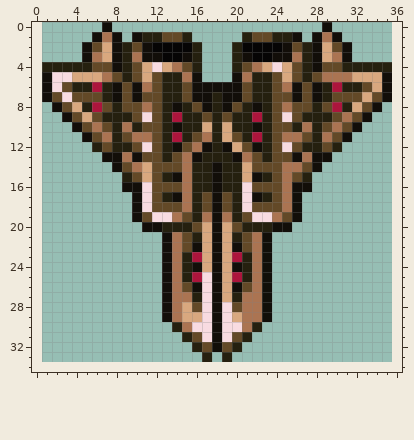
File history of a pixel-art sprite, mob4.png. This is how it looked before the edit.
The file is 35x34 pixels. Colours within 5 levels of each other are drawn and written as one. The old version is drawn lined up with the new one, on the new canvas.
Once edited:
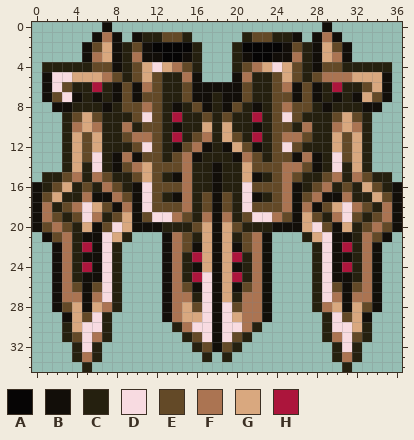
Palette (. is transparent): A #060505  B #120e09  C #25200f  D #f8dbe1  E #634927  F #ab7452  G #d9a87f  H #ac153c
Change:
canvas 35x34 -> 37x35, the old top-left corner now at 1,0
y 7: x 4..6 EEE -> BCB; x 30..32 EEE -> BCB
y 8: x 3..4 EG -> BC; x 6..7 HE -> CB; x 29..30 EH -> BC; x 32..33 GE -> CB
y 9: x 3 B -> C; x 31 F -> G; x 33 B -> C
y 10: x 3..5 .BE -> CFG; x 7 E -> C; x 29 E -> C; x 31..33 EB. -> GFC
y 11: x 3..7 ..BEF -> CGEGC; x 29..33 FEB.. -> CGEGC
y 12: x 3..7 ...CE -> CGEGC; x 29..33 EC... -> CGEGC
y 13: x 3..7 ....B -> CGEDC; x 29..33 B.... -> CDEGC
y 14: x 3..7 ..... -> CGCDC; x 29..33 ..... -> CDCGC
y 15: x 1..8 ........ -> CCEFCFEC; x 28..35 ........ -> CEFCFECC
y 16: x 0..9 .........B -> BCEGCECFEC; x 27..36 B......... -> CEFCECGECB
y 17: x 0..9 .......... -> BEGCCFBBFE; x 27..36 .......... -> EFBBFCCGEB
y 18: x 0..9 .......... -> BFCEFDGEBF; x 27..36 .......... -> FBEGDFECFB
y 19: x 0..9 .......... -> BFECEDFCEG; x 27..36 .......... -> GECFDECEFB
y 20: x 0..10 ........... -> BEFECGBEDGB; x 26..36 ........... -> BGDEBGCEFEB
y 21: x 1..9 ......... -> BEFCBBDGC; x 27..35 ......... -> CGDBBCFEB
y 22: x 2..8 ....... -> BFCHBDC; x 28..34 ....... -> CDBHCFB
y 23: x 2..8 ....... -> BFCBBDC; x 28..34 ....... -> CDBBCFB
y 24: x 2..8 ....... -> BFCHBDC; x 28..34 ....... -> CDBHCFB
y 25: x 2..8 ....... -> BFCBBDC; x 28..34 ....... -> CDBBCFB
y 26: x 2..8 ....... -> BFEBEDC; x 28..34 ....... -> CDEBEFB
y 27: x 2..8 ....... -> BFFBFDC; x 28..34 ....... -> CDFBFFB
y 28: x 2..8 ....... -> BEGBGFC; x 28..34 ....... -> CFGBGEB
y 29: x 3..7 ..... -> BGEDC; x 29..33 ..... -> CDEGB
y 30: x 3..7 ..... -> CGDDC; x 29..33 ..... -> CDDGC
y 31: x 3..7 ..... -> CEDFC; x 29..33 ..... -> CFDEC
y 32: x 4..6 ... -> CDC; x 30..32 ... -> CDC
y 33: x 4..6 ... -> CFC; x 30..32 ... -> CFC
y 34: x 5 . -> C; x 31 . -> C
Boxes around the changes in both pictures, in picture pixels (x1, y1, x2, y2):
changed: (32, 92, 142, 372)
changed: (292, 92, 402, 372)
